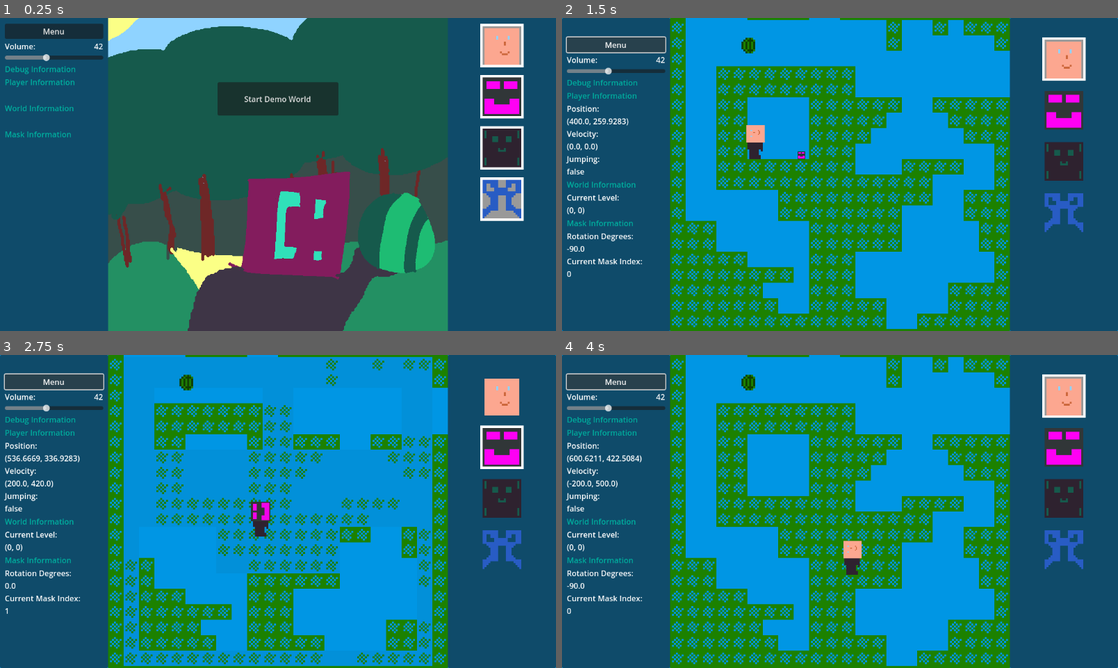
Above: before the commit, frames 1-4 (two rows, left to right).
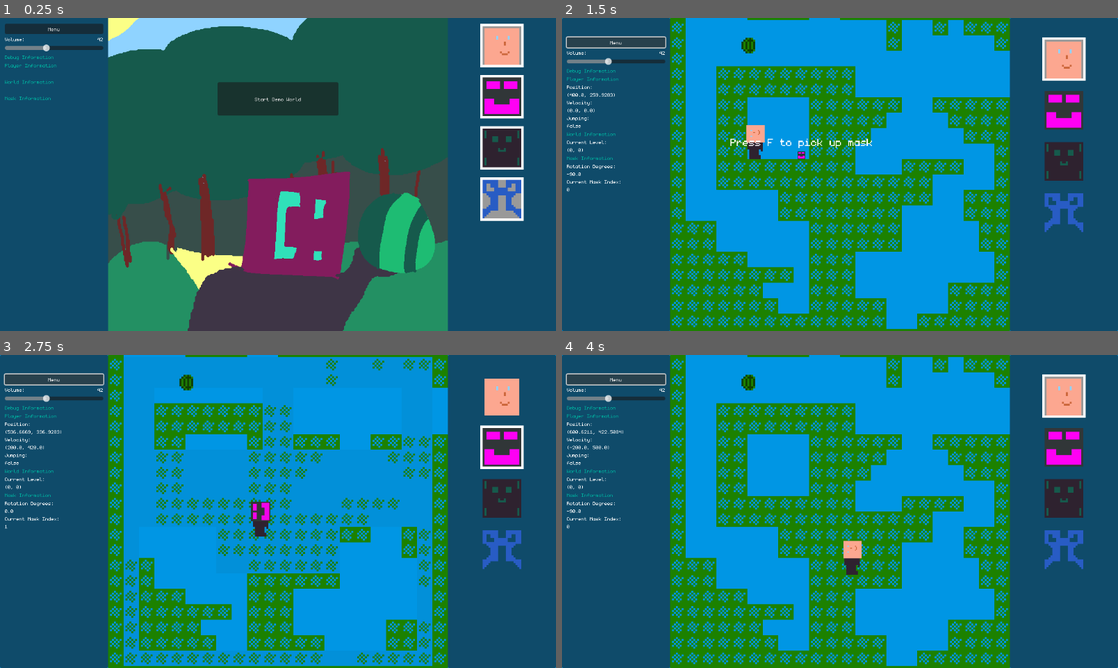
Above: after the commit, the same moments.

Repository: MightyLuu/rotatethatmaskinthejunglegame
Game: Godot game, scene res://assets/game_scene.tscn
The game is run twice, just before and just after one commit, with the same random seed, the same clock (stepped at 60 frames per second) and the same inputs.
Inputs:
- Up to frame 1 (0.25 s): no input
- Up to frame 2 (1.5 s): click "Start Demo World" at 0.5 s; click "Menu" at 1.25 s
- Up to frame 3 (2.75 s): hold D (move_right) from 2.03 s (still down); tap F (pick_up) at 2.1 s; tap W (switch_mask_up) at 2.27 s
- Up to frame 4 (4 s): tap F (pick_up) at 2.85, 3.6 s; tap W (switch_mask_up) at 3.02 s; release D (move_right) at 3.53 s; hold A (move_left) from 3.53 s (still down)

The runs differ from the first frame. In frame 1, 1.5% of the frame differs, in the area x 0-56%, y 3-39%; in frame 2, 2.7%, in the area x 0-56%, y 7-83%; in frame 3, 2.6%; in frame 4, 2.6%.

Commit message:
collectable

Diff:
--- a/assets/masks/collectable.tscn
+++ b/assets/masks/collectable.tscn
@@ -1,7 +1,8 @@
-[gd_scene load_steps=4 format=3 uid="uid://bsg311wxi01yy"]
+[gd_scene load_steps=5 format=3 uid="uid://bsg311wxi01yy"]
 
 [ext_resource type="Script" uid="uid://2ljlvq4a5mgv" path="res://assets/masks/mask_1_collectable.gd" id="1_44s02"]
 [ext_resource type="Texture2D" uid="uid://dma481jw74gqg" path="res://assets/masks/mask1.png" id="2_vfe2o"]
+[ext_resource type="Theme" uid="uid://by6jw8pw458ma" path="res://assets/menus/main_theme.tres" id="3_vfe2o"]
 
 [sub_resource type="RectangleShape2D" id="RectangleShape2D_wue4o"]
 size = Vector2(89, 44)
@@ -19,12 +20,13 @@
 shape = SubResource("RectangleShape2D_wue4o")
 
 [node name="Label" type="Label" parent="."]
-visible = false
 z_index = 2290
-offset_left = -90.0
-offset_top = -47.0
-offset_right = 91.0
-offset_bottom = -24.0
+offset_left = -184.0
+offset_top = -53.000004
+offset_right = -3.0
+offset_bottom = -30.000004
+scale = Vector2(2.6770403, 2.6770403)
+theme = ExtResource("3_vfe2o")
 text = "Press F to pick up mask"
 
 [connection signal="body_entered" from="Area2D" to="." method="_on_area_2d_body_entered"]
--- a/assets/menus/main_menu.tscn
+++ b/assets/menus/main_menu.tscn
@@ -1,12 +1,21 @@
-[gd_scene load_steps=11 format=3 uid="uid://cv7q051f4kg0j"]
+[gd_scene load_steps=16 format=3 uid="uid://cv7q051f4kg0j"]
 
 [ext_resource type="Script" uid="uid://by4wqf1k85wrk" path="res://assets/menus/main_menu.gd" id="1_o8mnx"]
+[ext_resource type="Theme" uid="uid://by6jw8pw458ma" path="res://assets/menus/main_theme.tres" id="1_x2l61"]
 [ext_resource type="Texture2D" uid="uid://sx1qgmnq245q" path="res://assets/menus/tmp_mainmenu.png" id="2_0i0v4"]
 [ext_resource type="Texture2D" uid="uid://dma481jw74gqg" path="res://assets/masks/mask1.png" id="2_cav7f"]
 [ext_resource type="Texture2D" uid="uid://cxxe4vkxgfa7d" path="res://assets/masks/mask0.png" id="3_oaiin"]
 [ext_resource type="AudioStream" uid="uid://dxymlucoftw41" path="res://assets/Music/65_loop.ogg" id="4_ta3oe"]
 [ext_resource type="Texture2D" uid="uid://dgft7wwlo3dgl" path="res://assets/masks/mask2.png" id="4_x407y"]
 [ext_resource type="Texture2D" uid="uid://dgvgyuklr8t1q" path="res://assets/masks/mask3.png" id="5_oaiin"]
+
+[sub_resource type="Theme" id="Theme_x2l61"]
+
+[sub_resource type="Theme" id="Theme_shqof"]
+
+[sub_resource type="Theme" id="Theme_b06lc"]
+
+[sub_resource type="Theme" id="Theme_30wg0"]
 
 [sub_resource type="StyleBoxFlat" id="StyleBoxFlat_oaiin"]
 border_width_left = 5
@@ -36,6 +45,7 @@
 anchor_bottom = 1.0
 grow_horizontal = 2
 grow_vertical = 2
+theme = ExtResource("1_x2l61")
 script = ExtResource("1_o8mnx")
 
 [node name="HBoxContainer" type="HBoxContainer" parent="."]
@@ -45,6 +55,7 @@
 anchor_bottom = 1.0
 grow_horizontal = 2
 grow_vertical = 2
+theme = SubResource("Theme_x2l61")
 theme_override_constants/separation = 0
 alignment = 1
 
@@ -52,9 +63,11 @@
 custom_minimum_size = Vector2(224, 0)
 layout_mode = 2
 size_flags_horizontal = 2
+theme = SubResource("Theme_shqof")
 
 [node name="MarginContainer2" type="MarginContainer" parent="HBoxContainer/Left"]
 layout_mode = 2
+theme = SubResource("Theme_b06lc")
 theme_override_constants/margin_left = 10
 theme_override_constants/margin_top = 40
 theme_override_constants/margin_right = 10
@@ -64,15 +77,18 @@
 custom_minimum_size = Vector2(80, 0)
 layout_mode = 2
 size_flags_vertical = 0
+theme = SubResource("Theme_30wg0")
 theme_override_constants/separation = 4
 
 [node name="Menu" type="Button" parent="HBoxContainer/Left/MarginContainer2/VBoxContainer"]
 layout_mode = 2
+theme = SubResource("Theme_30wg0")
 text = "Menu
 "
 
 [node name="HBoxContainer" type="HBoxContainer" parent="HBoxContainer/Left/MarginContainer2/VBoxContainer"]
 layout_mode = 2
+theme = SubResource("Theme_30wg0")
 
 [node name="Label" type="Label" parent="HBoxContainer/Left/MarginContainer2/VBoxContainer/HBoxContainer"]
 layout_mode = 2
@@ -86,14 +102,17 @@
 
 [node name="HSlider" type="HSlider" parent="HBoxContainer/Left/MarginContainer2/VBoxContainer"]
 layout_mode = 2
+theme = SubResource("Theme_30wg0")
 value = 42.0
 
 [node name="DebugContent" type="VBoxContainer" parent="HBoxContainer/Left/MarginContainer2/VBoxContainer" groups=["debug_area"]]
 layout_mode = 2
+theme = SubResource("Theme_30wg0")
 
 [node name="DebugLabel" type="Label" parent="HBoxContainer/Left/MarginContainer2/VBoxContainer/DebugContent"]
 custom_minimum_size = Vector2(100, 0)
 layout_mode = 2
+theme = SubResource("Theme_30wg0")
 theme_override_colors/font_color = Color(3.7541986e-06, 0.68174946, 0.6183852, 1)
 text = "Debug Information"
 autowrap_mode = 1
@@ -101,6 +120,7 @@
 [node name="DebugPlayerLabel" type="Label" parent="HBoxContainer/Left/MarginContainer2/VBoxContainer/DebugContent"]
 custom_minimum_size = Vector2(100, 0)
 layout_mode = 2
+theme = SubResource("Theme_30wg0")
 theme_override_colors/font_color = Color(3.7541986e-06, 0.68174946, 0.6183852, 1)
 text = "Player Information"
 autowrap_mode = 1
@@ -108,11 +128,13 @@
 [node name="DebugPlayer" type="Label" parent="HBoxContainer/Left/MarginContainer2/VBoxContainer/DebugContent"]
 custom_minimum_size = Vector2(100, 0)
 layout_mode = 2
+theme = SubResource("Theme_30wg0")
 autowrap_mode = 1
 
 [node name="DebugWorldLabel" type="Label" parent="HBoxContainer/Left/MarginContainer2/VBoxContainer/DebugContent"]
 custom_minimum_size = Vector2(100, 0)
 layout_mode = 2
+theme = SubResource("Theme_30wg0")
 theme_override_colors/font_color = Color(3.7541986e-06, 0.68174946, 0.6183852, 1)
 text = "World Information"
 autowrap_mode = 1
@@ -120,11 +142,13 @@
 [node name="DebugWorld" type="Label" parent="HBoxContainer/Left/MarginContainer2/VBoxContainer/DebugContent"]
 custom_minimum_size = Vector2(100, 0)
 layout_mode = 2
+theme = SubResource("Theme_30wg0")
 autowrap_mode = 1
 
 [node name="DebugMaskLabel2" type="Label" parent="HBoxContainer/Left/MarginContainer2/VBoxContainer/DebugContent"]
 custom_minimum_size = Vector2(100, 0)
 layout_mode = 2
+theme = SubResource("Theme_30wg0")
 theme_override_colors/font_color = Color(3.7541986e-06, 0.68174946, 0.6183852, 1)
 text = "Mask Information"
 autowrap_mode = 1
@@ -132,18 +156,22 @@
 [node name="DebugMask" type="Label" parent="HBoxContainer/Left/MarginContainer2/VBoxContainer/DebugContent"]
 custom_minimum_size = Vector2(100, 0)
 layout_mode = 2
+theme = SubResource("Theme_30wg0")
 autowrap_mode = 1
 
 [node name="TextureRect" type="TextureRect" parent="HBoxContainer"]
 layout_mode = 2
+theme = SubResource("Theme_30wg0")
 texture = ExtResource("2_0i0v4")
 
 [node name="Right" type="PanelContainer" parent="HBoxContainer"]
 custom_minimum_size = Vector2(224, 0)
 layout_mode = 2
+theme = SubResource("Theme_30wg0")
 
 [node name="MarginContainer" type="MarginContainer" parent="HBoxContainer/Right"]
 layout_mode = 2
+theme = SubResource("Theme_30wg0")
 theme_override_constants/margin_left = 10
 theme_override_constants/margin_top = 40
 theme_override_constants/margin_right = 10
@@ -154,18 +182,21 @@
 layout_mode = 2
 size_flags_horizontal = 4
 size_flags_vertical = 0
+theme = SubResource("Theme_30wg0")
 theme_override_constants/separation = 16
 
 [node name="Mask0UI" type="PanelContainer" parent="HBoxContainer/Right/MarginContainer/VBoxContainer"]
 layout_mode = 2
 size_flags_horizontal = 4
 size_flags_vertical = 4
+theme = SubResource("Theme_30wg0")
 theme_override_styles/panel = SubResource("StyleBoxFlat_oaiin")
 
 [node name="TextureRect" type="TextureRect" parent="HBoxContainer/Right/MarginContainer/VBoxContainer/Mask0UI"]
 custom_minimum_size = Vector2(80, 80)
 layout_mode = 2
 size_flags_vertical = 3
+theme = SubResource("Theme_30wg0")
 texture = ExtResource("3_oaiin")
 stretch_mode = 5
 
@@ -173,23 +204,27 @@
 layout_mode = 2
 size_flags_horizontal = 4
 size_flags_vertical = 4
+theme = SubResource("Theme_30wg0")
 theme_override_styles/panel = SubResource("StyleBoxFlat_oaiin")
 
 [node name="TextureRect" type="TextureRect" parent="HBoxContainer/Right/MarginContainer/VBoxContainer/Mask1UI"]
 custom_minimum_size = Vector2(80, 80)
 layout_mode = 2
 size_flags_vertical = 3
+theme = SubResource("Theme_30wg0")
 texture = ExtResource("2_cav7f")
 stretch_mode = 5
 
 [node name="Mask2UI" type="PanelContainer" parent="HBoxContainer/Right/MarginContainer/VBoxContainer"]
 layout_mode = 2
+theme = SubResource("Theme_30wg0")
 theme_override_styles/panel = SubResource("StyleBoxFlat_x2l61")
 
 [node name="TextureRect" type="TextureRect" parent="HBoxContainer/Right/MarginContainer/VBoxContainer/Mask2UI"]
 custom_minimum_size = Vector2(80, 80)
 layout_mode = 2
 size_flags_vertical = 3
+theme = SubResource("Theme_30wg0")
 texture = ExtResource("4_x407y")
 stretch_mode = 5
 
@@ -197,12 +232,14 @@
 layout_mode = 2
 size_flags_horizontal = 4
 size_flags_vertical = 4
+theme = SubResource("Theme_30wg0")
 theme_override_styles/panel = SubResource("StyleBoxFlat_x407y")
 
 [node name="TextureRect" type="TextureRect" parent="HBoxContainer/Right/MarginContainer/VBoxContainer/Mask3UI"]
 custom_minimum_size = Vector2(80, 80)
 layout_mode = 2
 size_flags_vertical = 3
+theme = SubResource("Theme_30wg0")
 texture = ExtResource("5_oaiin")
 stretch_mode = 5
 
--- /dev/null
+++ b/assets/menus/main_theme.tres
@@ -0,0 +1,7 @@
+[gd_resource type="Theme" load_steps=2 format=3 uid="uid://by6jw8pw458ma"]
+
+[ext_resource type="FontFile" uid="uid://b5mtc4r4m2qe1" path="res://assets/fonts/monogram.ttf" id="1_ims0n"]
+
+[resource]
+default_font = ExtResource("1_ims0n")
+default_font_size = 16
Binary file added: assets/fonts/monogram.ttf
Not shown, added: assets/fonts/monogram.ttf.import
